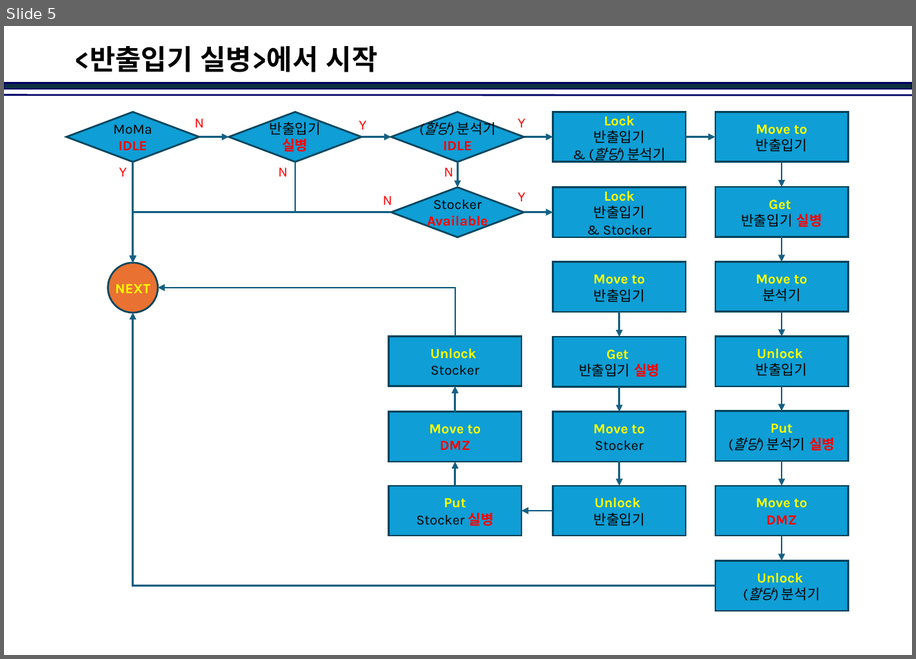
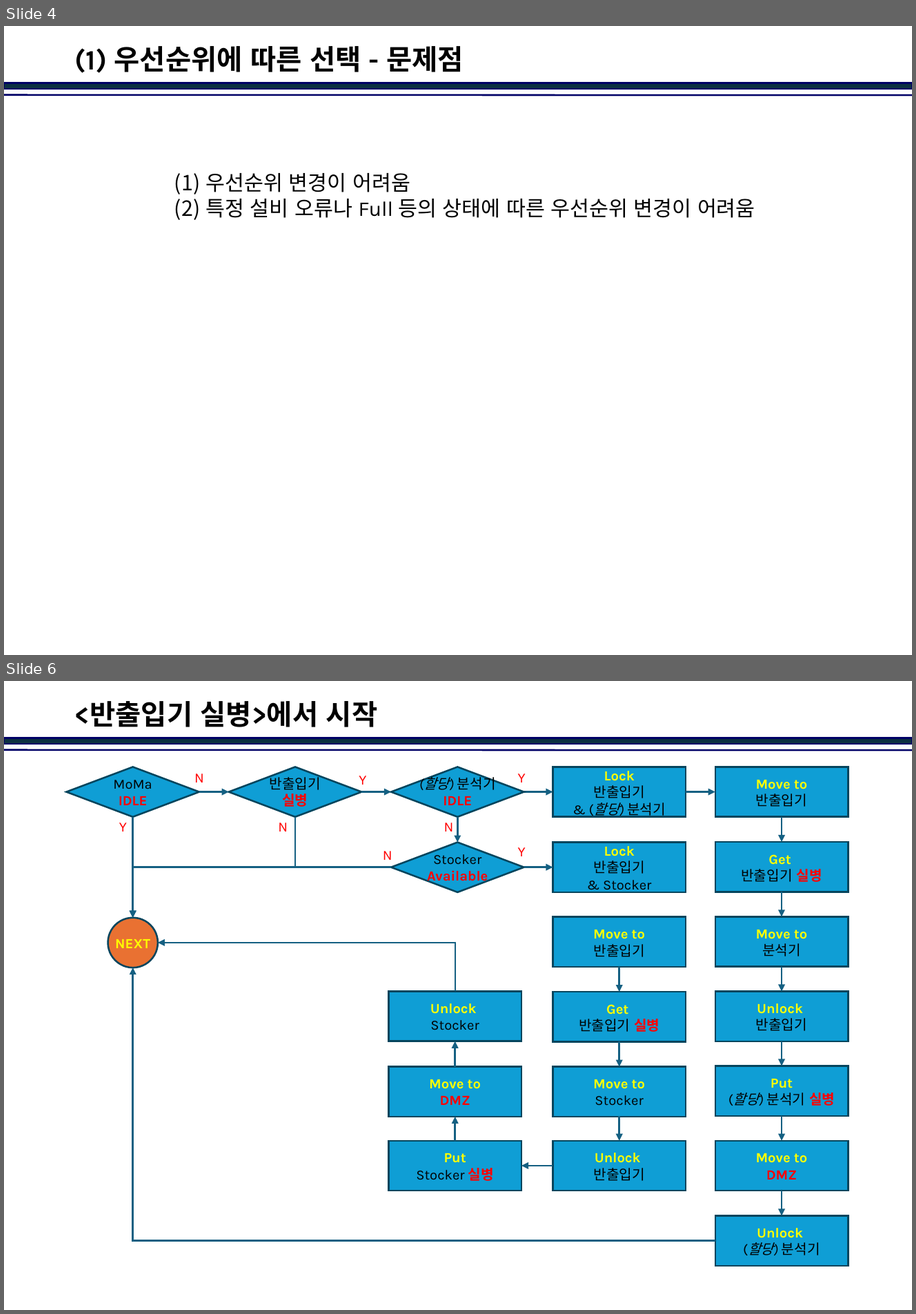
Before and after one commit to jinkabpark/SamickThk_Analysis, a slide deck: 허종원/Dispatcher in Action.pptx. Shown one above the other, each under a label of ours: slide 5 before the commit, slides 4 and 6 after it; the slides between them are not shown. The pictures are 916x659 and 916x1314 pixels, drawn with LibreOffice and Linux fonts; fonts in the diff are those of the drawing; background and template pictures are left out. Boxes give left, top, right and bottom in pixels: in the first picture for what was removed or moved away, otherwise in the second. Text is boxed around its words. In the diff, an @@ line names an element or a change of style, - is before the commit and + after.

```diff
--- a/허종원/Dispatcher in Action.pptx
+++ b/허종원/Dispatcher in Action.pptx
@@ slide 4 added at [4,26,912,655], background #FFFFFF; not listed: 2 template elements that a slide beside it also shows @@
@@ title added at [75,46,464,73], 24 pt, text #000000, bold @@
+(1) 우선순위에 따른 선택 - 문제점
@@ text added at [206,173,755,218], 18 pt, text #000000 @@
+(1) 우선순위 변경이 어려움
+(2) 특정 설비 오류나 Full 등의 상태에 따른 우선순위 변경이 어려움
@@ what was slide 5 is now slide 6 @@
```
Also in this commit, not shown: 4 slides changed.
